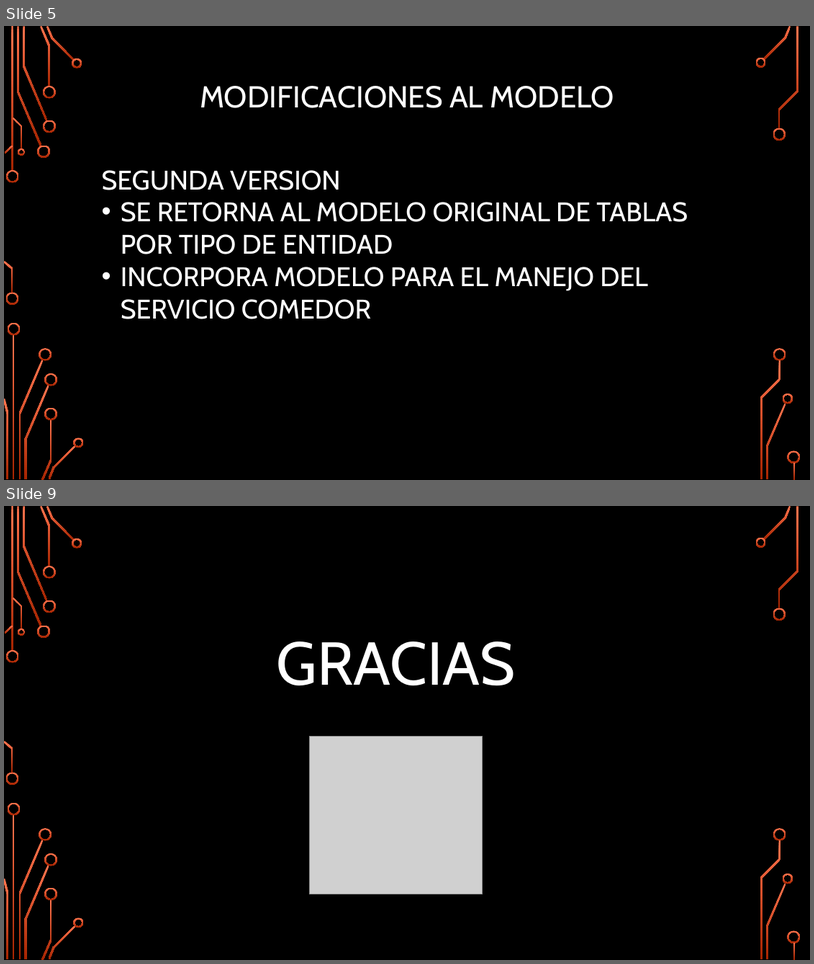
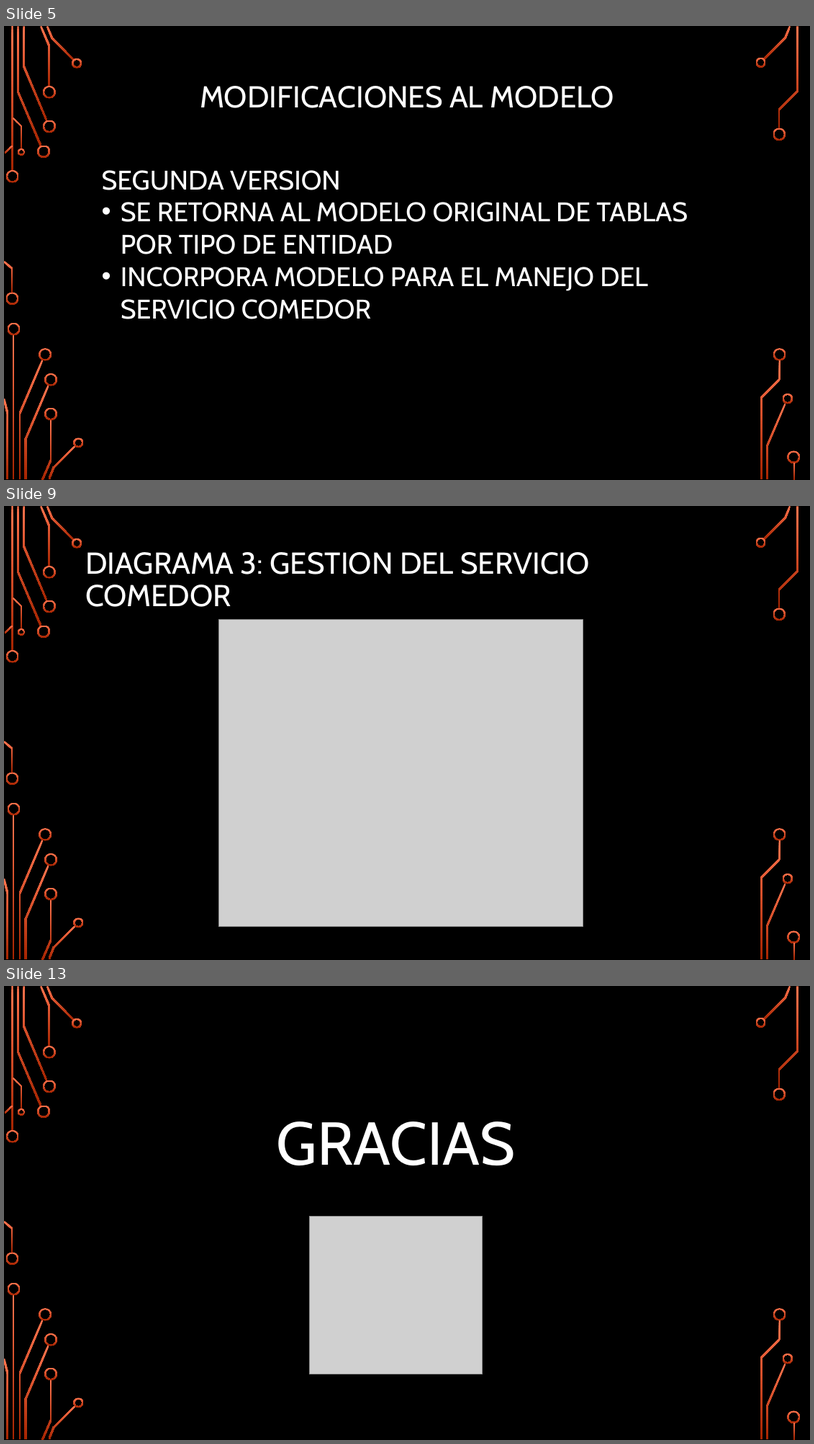
Before and after one commit to stpbrain/Portafolio2018, a slide deck: Documentacion/2 Etapa/Presentacion Etapa 2.pptx. Shown one above the other, each under a label of ours: slides 5 and 9 before the commit, slides 5, 9 and 13 after it; the slides between them are not shown. The pictures are 814x964 and 814x1444 pixels, drawn with LibreOffice and Linux fonts; fonts in the diff are those of the drawing; grey boxes stand for pictures; background and template pictures are left out. Boxes give left, top, right and bottom in pixels: in the first picture for what was removed or moved away, otherwise in the second. Text is boxed around its words. In the diff, an @@ line names an element or a change of style, - is before the commit and + after.

```diff
--- a/Documentacion/2 Etapa/Presentacion Etapa 2.pptx
+++ b/Documentacion/2 Etapa/Presentacion Etapa 2.pptx
@@ slide 9 added at [4, 506, 810, 960], background picture (left out); not listed: 36 template elements that a slide beside it also shows @@
@@ title added at [85, 552, 589, 607], 36 pt, text #FFFFFF @@
+DIAGRAMA 3: GESTION DEL SERVICIO COMEDOR
@@ picture added at [219, 620, 583, 926] @@
@@ what was slide 9 is now slide 13 @@
```
Also in this commit, not shown: 2 slides changed, 5 other slides added, 2 slides removed.
